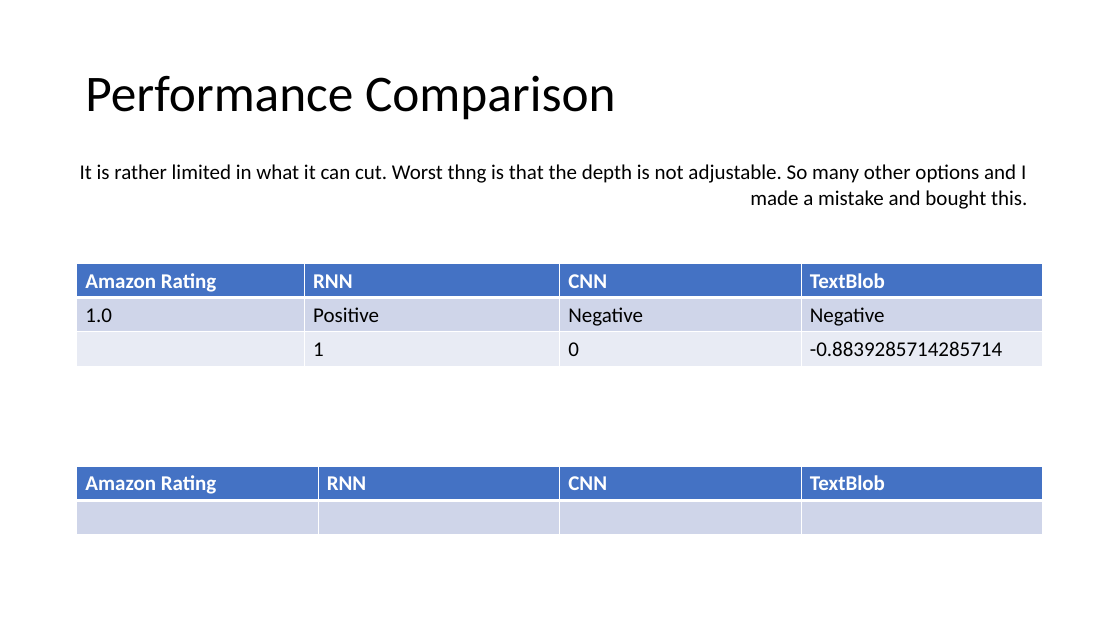
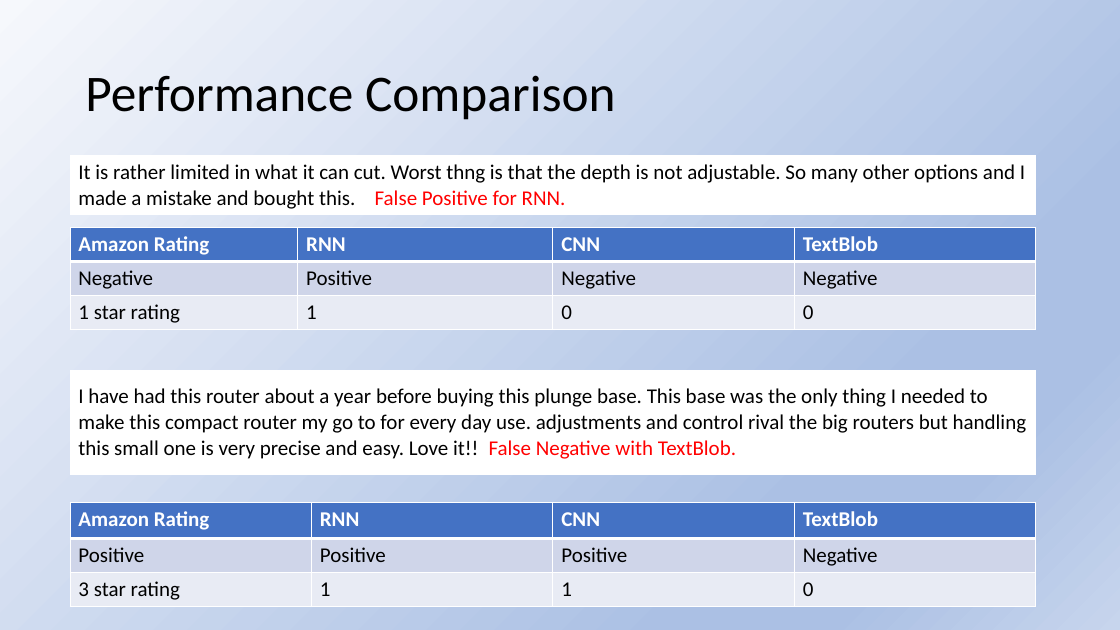
Before and after one commit to tonenguyen/NLP, a slide deck: slide 10 of SentimentalAnalysis.pptx (slide 12 before the commit). Drawn at 1120x630 pixels with LibreOffice and Linux fonts; fonts in the diff are those of the drawing. Boxes give left, top, right and bottom in pixels: in the first picture for what was removed or moved away, otherwise in the second. Text is boxed around its words. In the diff, an @@ line names an element or a change of style, - is before the commit and + after.

```diff
--- a/SentimentalAnalysis.pptx
+++ b/SentimentalAnalysis.pptx
@@ background #FFFFFF to gradient #F6F8FC to #ABC0E4 to #C7D5ED @@
@@ table at <box>70,155,1036,214</box> @@
-row 1, column 1: It is rather limited in what it can cut. Worst thng is that the depth is not adjustable. So many other options and I made a mistake and bought this.
+row 1, column 1: It is rather limited in what it can cut. Worst thng is that the depth is not adjustable. So many other options and I made a mistake and bought this. False Positive for RNN.
@@ table at <box>70,228,1037,330</box> @@
-row 2, column 1: 1.0
+row 2, column 1: Negative
-row 3, column 1: 
+row 3, column 1: 1 star rating
-row 3, column 4: -0.8839285714285714
+row 3, column 4: 0
@@ table: place and size @@
-table at <box>77,264,1044,366</box>
+table at <box>70,228,1037,330</box>
@@ table added at <box>70,371,1036,476</box>, 1 rows, 1 columns @@
+I have had this router about a year before buying this plunge base. This base was the only thing I needed to make this compact router my go to for every day use. adjustments and control rival the big routers but handling this small one is very precise and easy. Love it!! False Negative with TextBlob.
@@ table at <box>70,502,1038,607</box> @@
-row 2:  |  |  | 
+row 2: Positive | Positive | Positive | Negative
+row 3: 3 star rating | 1 | 1 | 0
@@ table: place and size @@
-table at <box>77,466,1045,534</box>
+table at <box>70,502,1038,607</box>
```
Also in this commit, not shown: 9 other slides changed, 7 slides added, 3 slides removed, 13 other files.
